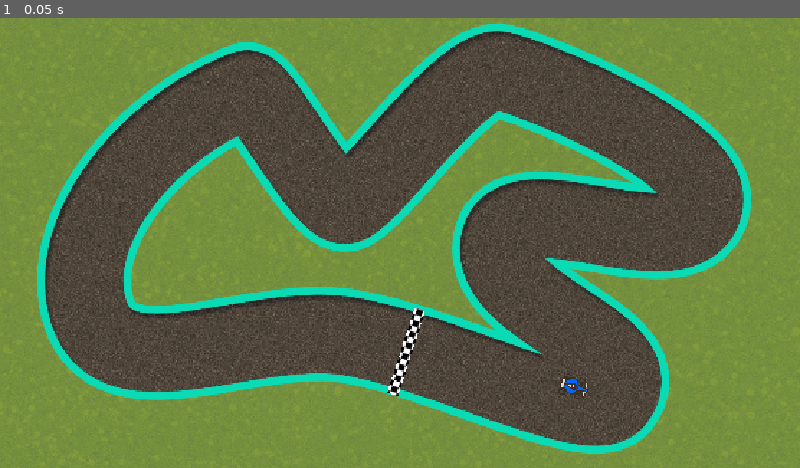
Above: before the commit, frame 1.
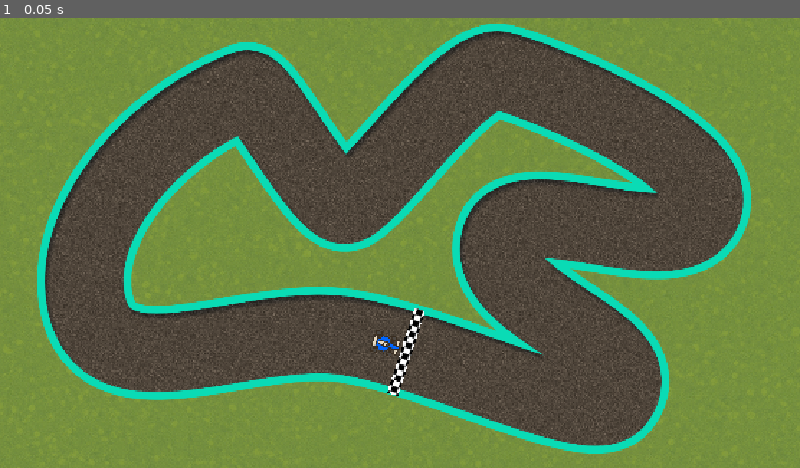
Above: after the commit, the same moment.

Repository: Trybo-1/KAN-neural-network-using-particle-swarm-optimization
Game: Godot game, scene res://scenes/main.tscn
Same seed, same stepped clock (60 frames per second), same inputs: the game is played once before the commit and once after it.
Inputs:
- Up to frame 1 (0.05 s): no input

The runs differ from the first frame. In frame 1, 0.2% of the frame differs, in the area x 46-74%, y 69-85%.

Commit message:
training loop improvemnets

Diff:
--- a/car-drifting-simulator/scenes/Car/car.gd
+++ b/car-drifting-simulator/scenes/Car/car.gd
@@ -46,6 +46,7 @@
 func _process(delta: float) -> void:
 	lap_time += delta
 	reward -= delta
+	reward += velocity/40
 	#throttle = Input.is_action_pressed("accelerate")
 	#steer = Input.get_axis("steer_left","steer_right")
 
@@ -106,7 +107,7 @@
 		reward += 300
 		EventHub.emit_on_lap_completed(lcd)
 	checkpoints_passed.clear()
-	lap_time = 0.0
+	#lap_time = 0.0
 
 func hit_checkpoint(checkpoint_id: int) -> void:
 	if checkpoint_id not in checkpoints_passed:
@@ -132,3 +133,12 @@
 	steer = steering
 func set_throttle(throtle):
 	self.throttle = throtle
+
+func reset():
+	throttle= 0.0
+	velocity = 0.0
+	checkpoints_passed.clear()
+	lap_time= 0.0
+	training_paused = true
+	reward= 0.0
+	time_exceded = false
--- a/car-drifting-simulator/scenes/Track/track.gd
+++ b/car-drifting-simulator/scenes/Track/track.gd
@@ -28,4 +28,8 @@
 		area.lap_completed()
 
 func restart_race() -> void:
-	pass
+	for car in car_holder.get_children():
+		if car is Car:
+			car.reset()
+			car.position = Vector2(556,470)
+			car.rotation = 17.8
--- a/car-drifting-simulator/scenes/Track/track.tscn
+++ b/car-drifting-simulator/scenes/Track/track.tscn
@@ -80,7 +80,7 @@
 [node name="car holder" type="Node" parent="." unique_id=397771818]
 
 [node name="car" parent="car holder" unique_id=1158992222 instance=ExtResource("2_t1qki")]
-position = Vector2(827, 531)
+position = Vector2(556, 469.99997)
 rotation = 0.3109983
 collision_mask = 0
 
--- a/car-drifting-simulator/scenes/socket.gd
+++ b/car-drifting-simulator/scenes/socket.gd
@@ -11,6 +11,8 @@
 var current_action := { "throttle": 1.0, "steering": -0.57623024322664 }
 
 @onready var car: Car = get_parent().get_node("Track/car holder/car")
+@onready var track: Track = $"../Track"
+
 
 func _ready():
 	EventHub.on_lap_completed.connect(on_lap_completed)
@@ -123,6 +125,9 @@
 	elif message_type == "action":
 		handle_action(data)
 
+	elif message_type == "restart epoch":
+		start_race()
+
 
 func handle_action(data):
 	var received_step = data.get("step")
@@ -174,3 +179,8 @@
 	waiting_for_action = true
 
 	print("evaluation sent")
+
+func start_race():
+	track.restart_race()
+	current_step = 0
+	send_state()
Not shown, changed: server.py
